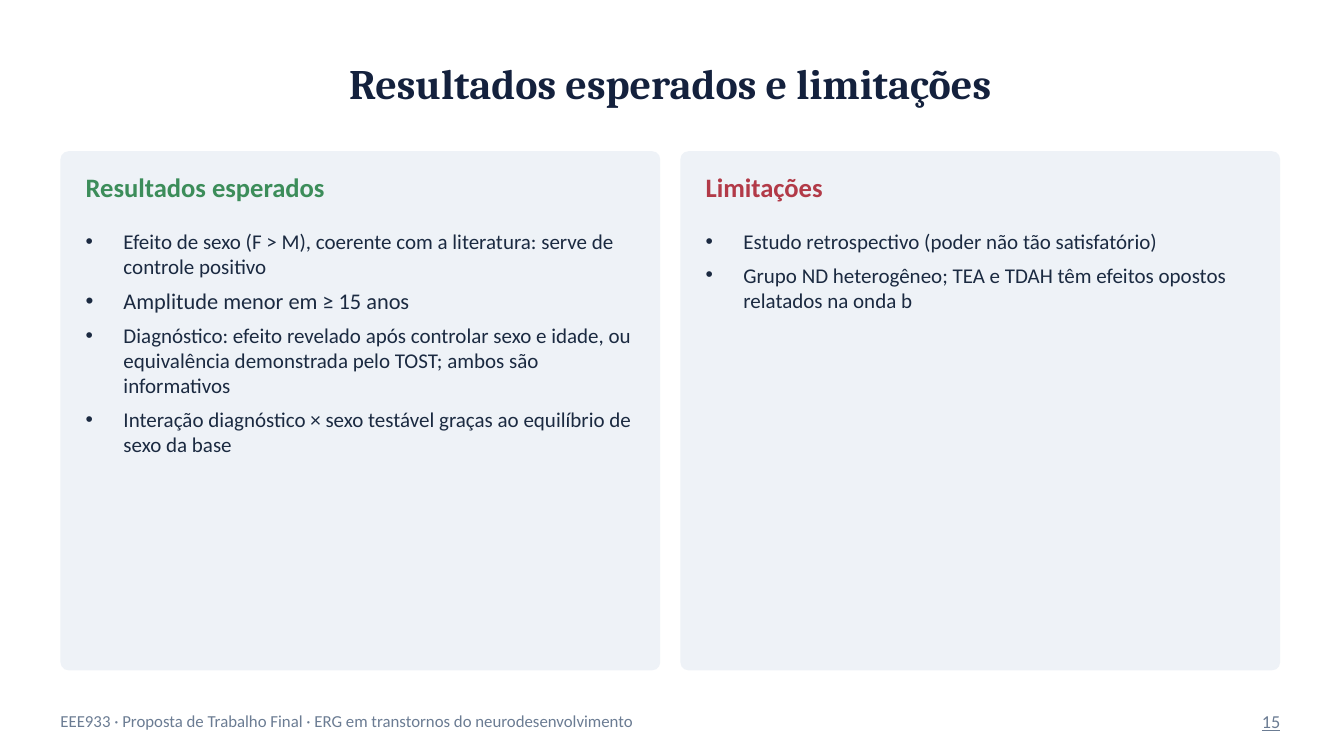
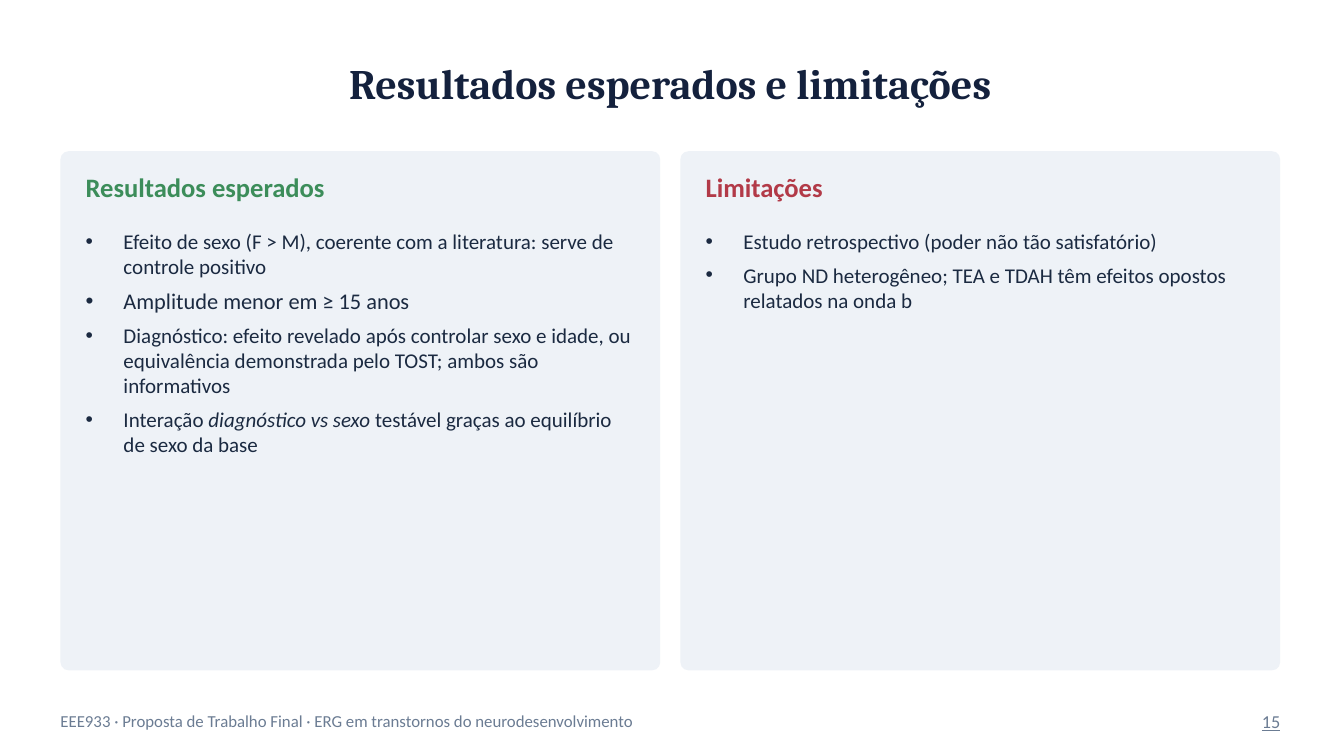
Before and after one commit to HenriqueMarquesCruz/ECs_EEE933, a slide deck: slide 15 of TrabalhoFinal/Proposta_ERG.pptx. Drawn at 1344x756 pixels with LibreOffice and Linux fonts; fonts in the diff are those of the drawing. Boxes give left, top, right and bottom in pixels: in the first picture for what was removed or moved away, otherwise in the second. Text is boxed around its words. In the diff, an @@ line names an element or a change of style, - is before the commit and + after.

```diff
--- a/TrabalhoFinal/Proposta_ERG.pptx
+++ b/TrabalhoFinal/Proposta_ERG.pptx
@@ text at (123, 412, 611, 452): text changed @@
-• Interação diagnóstico × sexo testável graças ao equilíbrio de sexo da base
+• Interação diagnóstico vs sexo testável graças ao equilíbrio de sexo da base
```
Also in this commit, not shown: 7 other slides changed, 1 other file.
